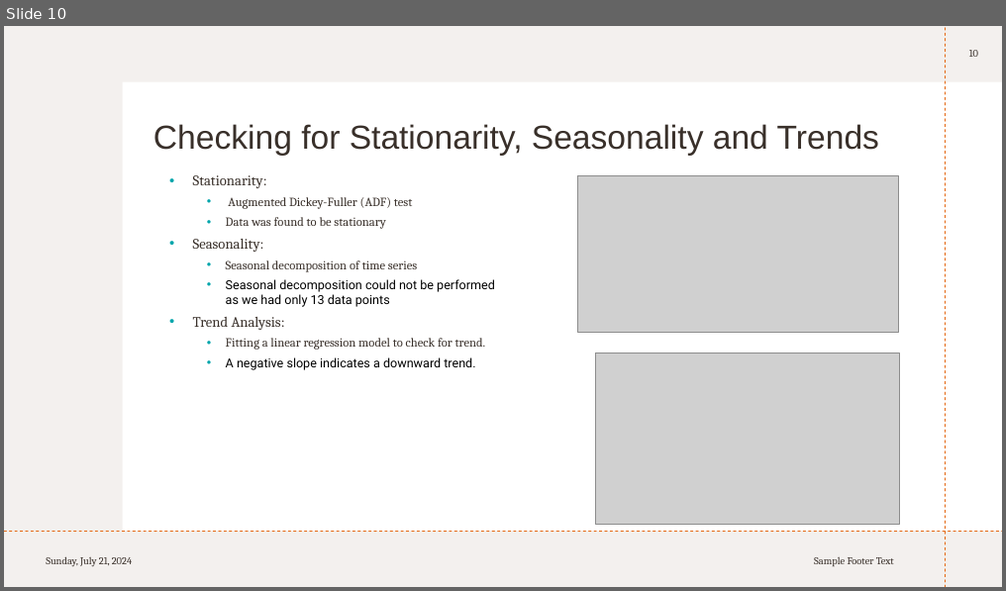
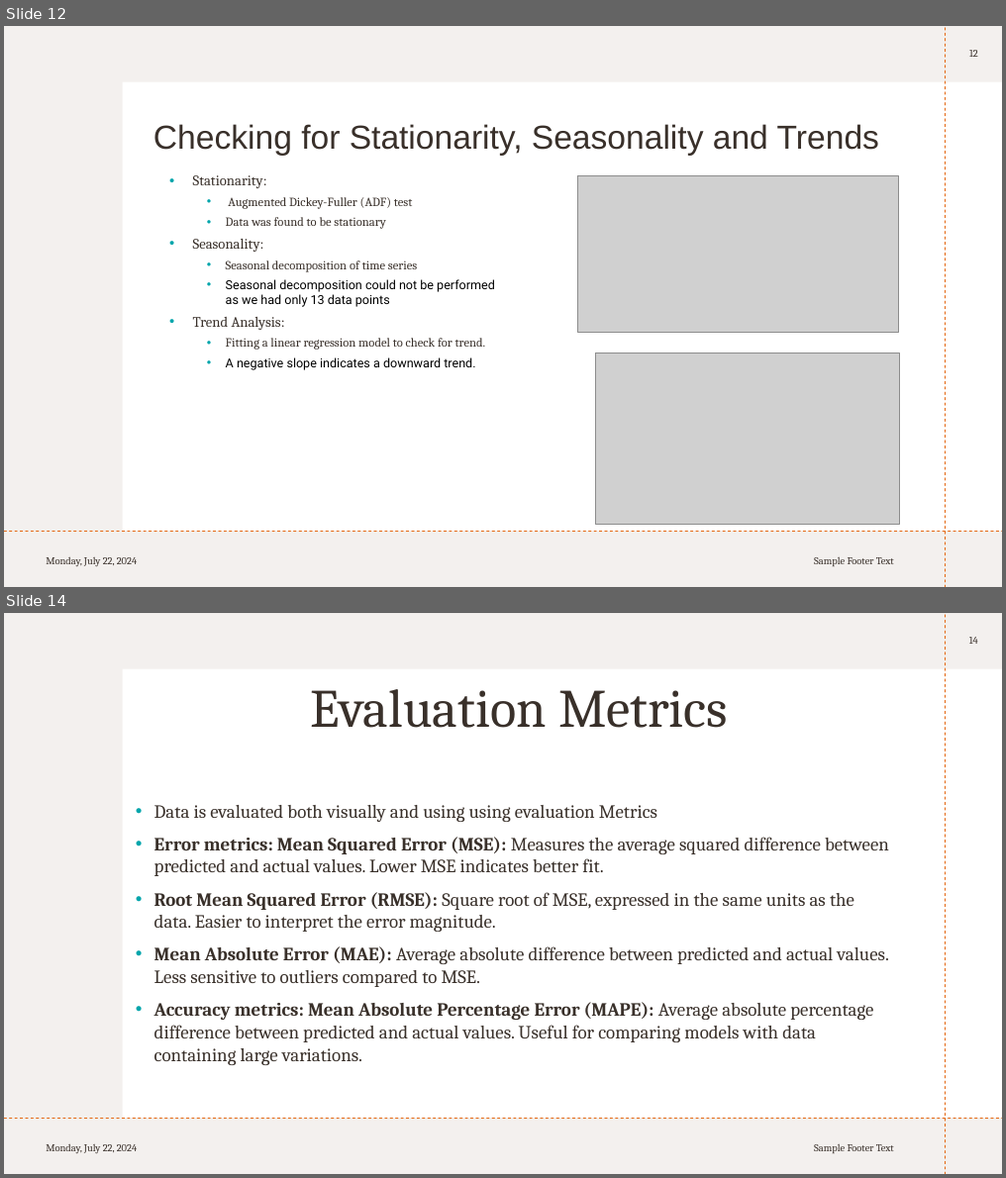
Before and after one commit to KarishmaFernandes/Forecasting-Future-Sales, a slide deck: sales Circly.pptx. Shown one above the other, each under a label of ours: slide 10 before the commit, slides 12 and 14 after it; the slides between them are not shown. The pictures are 1006x591 and 1006x1178 pixels, drawn with LibreOffice and Linux fonts; fonts in the diff are those of the drawing; grey boxes stand for pictures. Boxes give left, top, right and bottom in pixels: in the first picture for what was removed or moved away, otherwise in the second. Text is boxed around its words. In the diff, an @@ line names an element or a change of style, - is before the commit and + after.

```diff
--- a/sales Circly.pptx
+++ b/sales Circly.pptx
@@ slide 14 added at box(4, 613, 1002, 1174), background #FFFFFF; not listed: 4 template elements that a slide beside it also shows @@
@@ page number added at box(969, 637, 978, 644), 10 pt, text #39302A @@
+14
@@ title added at box(311, 689, 728, 728), 52 pt, text #39302A @@
+Evaluation Metrics
@@ text added at box(154, 805, 889, 1065), 18 pt, text #39302A @@
+• Data is evaluated both visually and using using evaluation Metrics
+• Error metrics: Mean Squared Error (MSE): Measures the average squared difference between predicted and actual values. Lower MSE indicates better fit.
+• Root Mean Squared Error (RMSE): Square root of MSE, expressed in the same units as the data. Easier to interpret the error magnitude.
+• Mean Absolute Error (MAE): Average absolute difference between predicted and actual values. Less sensitive to outliers compared to MSE.
+• Accuracy metrics: Mean Absolute Percentage Error (MAPE): Average absolute percentage difference between predicted and actual values. Useful for comparing models with data containing large variations.
@@ text added at box(46, 1145, 137, 1155), 10 pt, text #39302A @@
+Monday, July 22, 2024
@@ text added at box(814, 1145, 894, 1154), 10 pt, text #39302A @@
+Sample Footer Text
@@ what was slide 10 is now slide 12 @@
@@ slide 12 changed as well @@
@@ page number at box(969, 50, 978, 57): text changed @@
-10
+12
@@ text at box(46, 558, 137, 568): text changed @@
-Sunday, July 21, 2024
+Monday, July 22, 2024
```
Also in this commit, not shown: 10 other slides changed, 4 other slides added, 6 slides removed.
